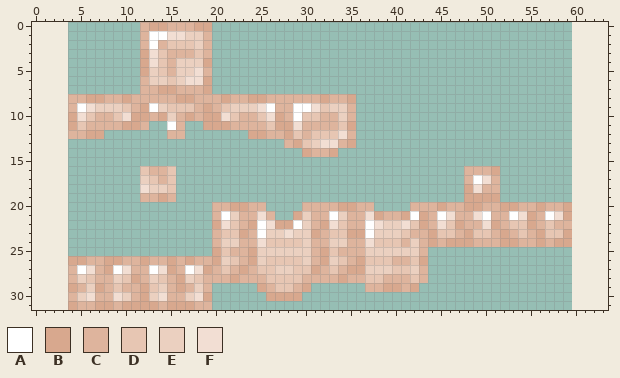
Edited in one commit: pixel-art sprite (src/main/resources/assets/bronze_age_tachibana/textures/models/armor/bronze_layer_1.png). Above: the version before the commit.
The file is 56x32 pixels. Colours within 5 levels of each other are drawn and written as one. The old version is drawn lined up with the new one, on the new canvas.
Palette (. is transparent): A #ffffff  B #d8a88e  C #deb49d  D #e7c6b3  E #ebd0c0  F #f2ded3
Pixels before, first column x 4:
 0 ........CBBCCCBB........................................
 1 ........CAAFFEEC........................................
 2 ........CACDDDEC........................................
 3 ........BFDCCCDC........................................
 4 ........BFDCEEEB........................................
 5 ........BEDCEEFC........................................
 6 ........CEEDEFFB........................................
 7 ........CCBBCCCB........................................
 8 CCBBCCBCCCCCBBCCCBCCBBCCCCCCBCCB........................
 9 CAFEEEDCBAEDDDCBCDEEEFACCAAFDEEC........................
10 BFDCCDFBBCBECBCBBFDCCDFBCADDCCEC........................
11 BDCCCCBBC..AC..BBBCCCCDBBFCCCCDB........................
12 CCBB.......CC.......BBCCBDCDDDFC........................
13 ........................CBDEFFCB........................
14 ..........................BCCB..........................
15 ........................................................
16 ........DCCD................................CCCB........
17 ........EDCD................................CAFC........
18 ........FEED................................BFCC........
19 ........CCBC................................BBBB........
20 ................CCBBCC....CCCCBBCC....CCCBCCBBCCBBCCBCCB
21 ................CAECCFC..BECCAECCFBCCBABCAFCCFACCAFBCAFB
22 ................BFDCBAFBBAECBFDCCAFEEFDBCFDBCCFBCDDBCDCC
23 ................CDDBCAEEFEEBCDDBBAEEEDCCBDDCBDDCBCDCBDDB
24 ................CEECCFDDDDECCEECCFDDDCECBCBBBCCCBBCCBCBB
25 ................BDCCBEEEEEECBDCCCEEEEEEC................
26 BBCCBBCCBCCBCBCCBEDCBEDDDDECBEDCBDDDCCDB................
27 CAFCBAFCCAFBCAFBCDCBCDDEEDDBCDCBBEEEDDEC................
28 CEDCCEDBCEDCBEDCCCBCCCDDDDCCCCBCCDDCCCDC................
29 BCEBCDCCBDECBCEC.....BCDDCB......CCBBCB.................
30 CEFCCFECBEFCCEFB......BBBB..............................
31 BCCBBCBBBBCBBBCC........................................
New version:
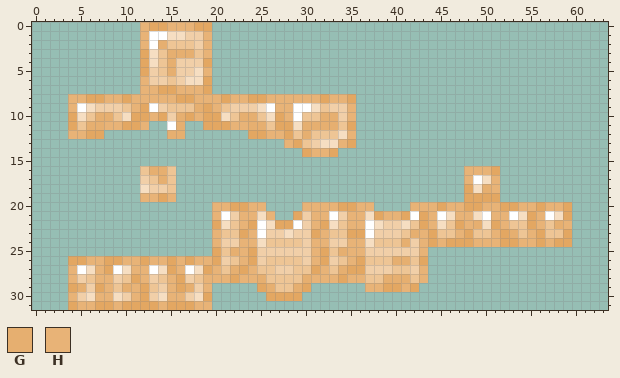
Colours new in this view: G #e6af70  H #e8b377
The exact change:
canvas 56x32 -> 64x32, the old top-left corner now at 4,0
colour B: #d8a88e -> #e3a762
colour D: #e7c6b3 -> #eec595
colour E: #ebd0c0 -> #f1cfa8
colour F: #f2ded3 -> #f6dec2
Changed rows in their new state; - is a pixel that keeps its letter.
first column x 4:
 0 --------H--HHH------------------------------------------
 1 --------H------H----------------------------------------
 2 --------H-G----H----------------------------------------
 3 -----------GGG-H----------------------------------------
 4 -----------G--------------------------------------------
 5 -----------G---H----------------------------------------
 6 --------H-----------------------------------------------
 7 --------HH--HHH-----------------------------------------
 8 HH--HH-HHHHH--HHH-HH--HHHHHH-HH-------------------------
 9 H------H------G-H------HH------H------------------------
10 ---GG----H--G-H----GG---H---GG-H------------------------
11 --GGHH--H---G-----HHGG----GGGG--------------------------
12 HH---------GG---------HH--G----H------------------------
13 ------------------------H-----H-------------------------
14 ---------------------------HH---------------------------
16 ---------GG---------------------------------HHH---------
17 ----------G---------------------------------H--H--------
18 ----------------------------------------------GH--------
19 --------HH-H--------------------------------------------
20 ----------------HH--HH----HHHH--HH----HHH-HH--HH--HH-HH-
21 ----------------H--HH-H----HH--HH--HH---H--HH--HH---H---
22 -------------------H-------H---HH-------H---HG--H---H-GH
23 ----------------H---H-------H---------GH---H---H-G-H----
24 ----------------H--HH------HH--HH----G-H-H---HHH--HH-H--
25 ------------------GH-------H--GHH------H----------------
26 --HH--HH-HH-H-HH---H-------H---H----GG------------------
27 H--H---HH---H---H-G-H-------H-G--------H----------------
28 H--HH---H--H---HHH-HHG----GHHH-HH--GGG-H----------------
29 -G--H-GH---H-G-H------G--G-------HH--H------------------
30 H--HH--H---HH-------------------------------------------
31 -HH--H----H---HH----------------------------------------
Where, in picture pixels (left, top, right, bottom), the same in both pictures:
changed: (68, 22, 572, 310)
